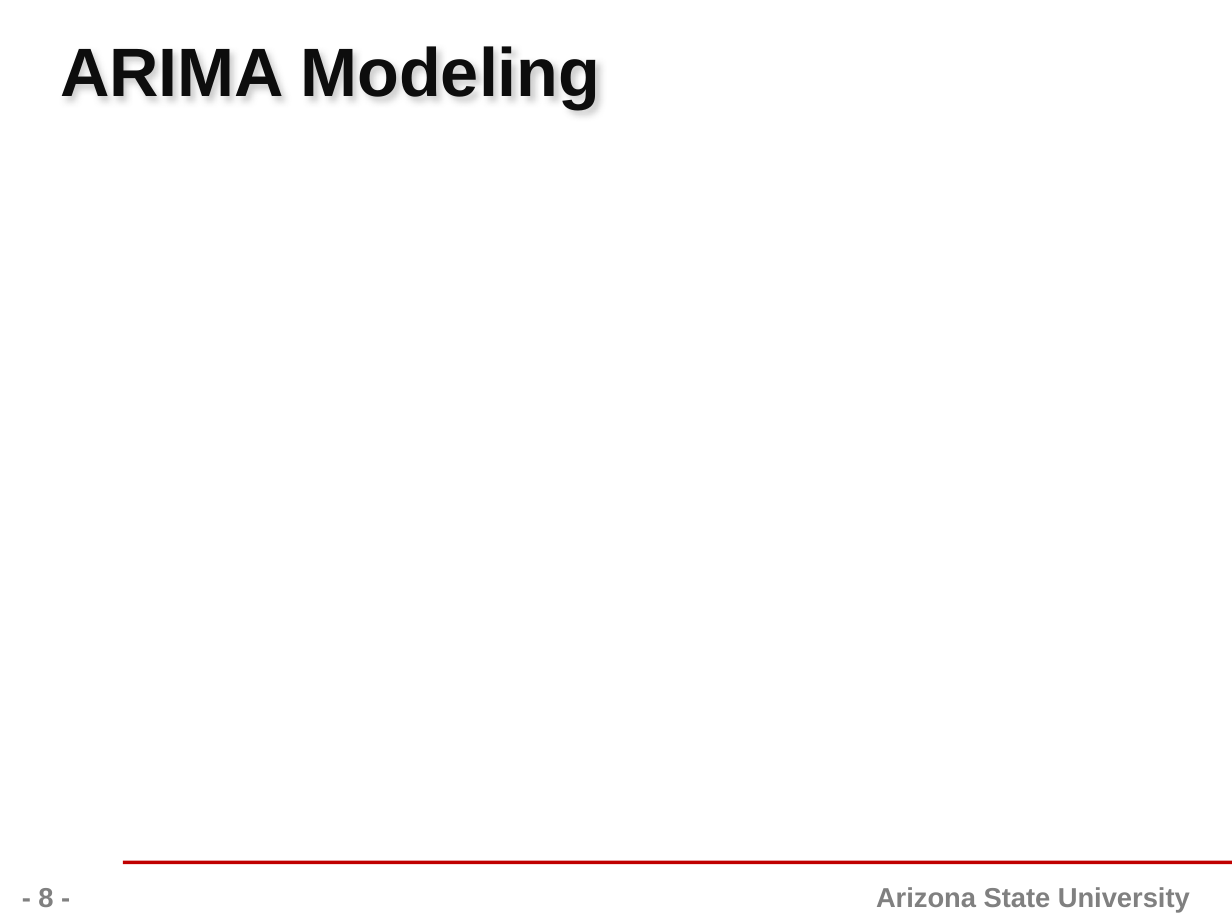
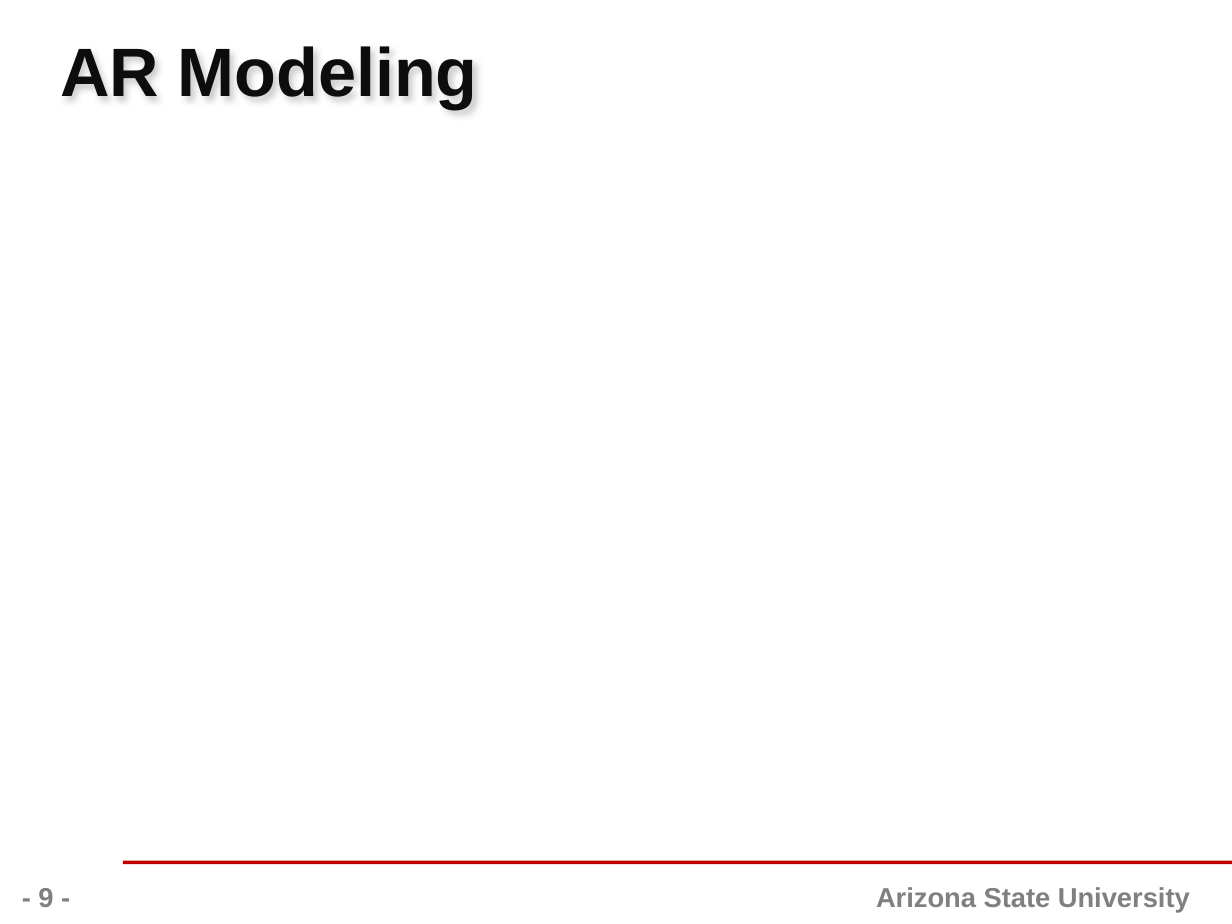
Before and after one commit to yeskarthik/WeatherForecastingSML, a slide deck: slide 9 of Presentation/575-ClassProject-Template.pptx (slide 8 before the commit). Drawn at 1232x924 pixels with LibreOffice and Linux fonts; fonts in the diff are those of the drawing; background and template pictures are left out. Boxes give left, top, right and bottom in pixels: in the first picture for what was removed or moved away, otherwise in the second. Text is boxed around its words. In the diff, an @@ line names an element or a change of style, - is before the commit and + after.

Commit message:
Images and Resutls of ARIMA model for DAL and SEA, updated presentation

```diff
--- a/Presentation/575-ClassProject-Template.pptx
+++ b/Presentation/575-ClassProject-Template.pptx
@@ title at [60,46,478,109]: text changed @@
-ARIMA Modeling
+AR Modeling
@@ page number at [38,888,53,907]: text changed @@
-- 8 -
+- 9 -
```
Also in this commit, not shown: 1 other slide changed, 1 slide added, 5 other files.
